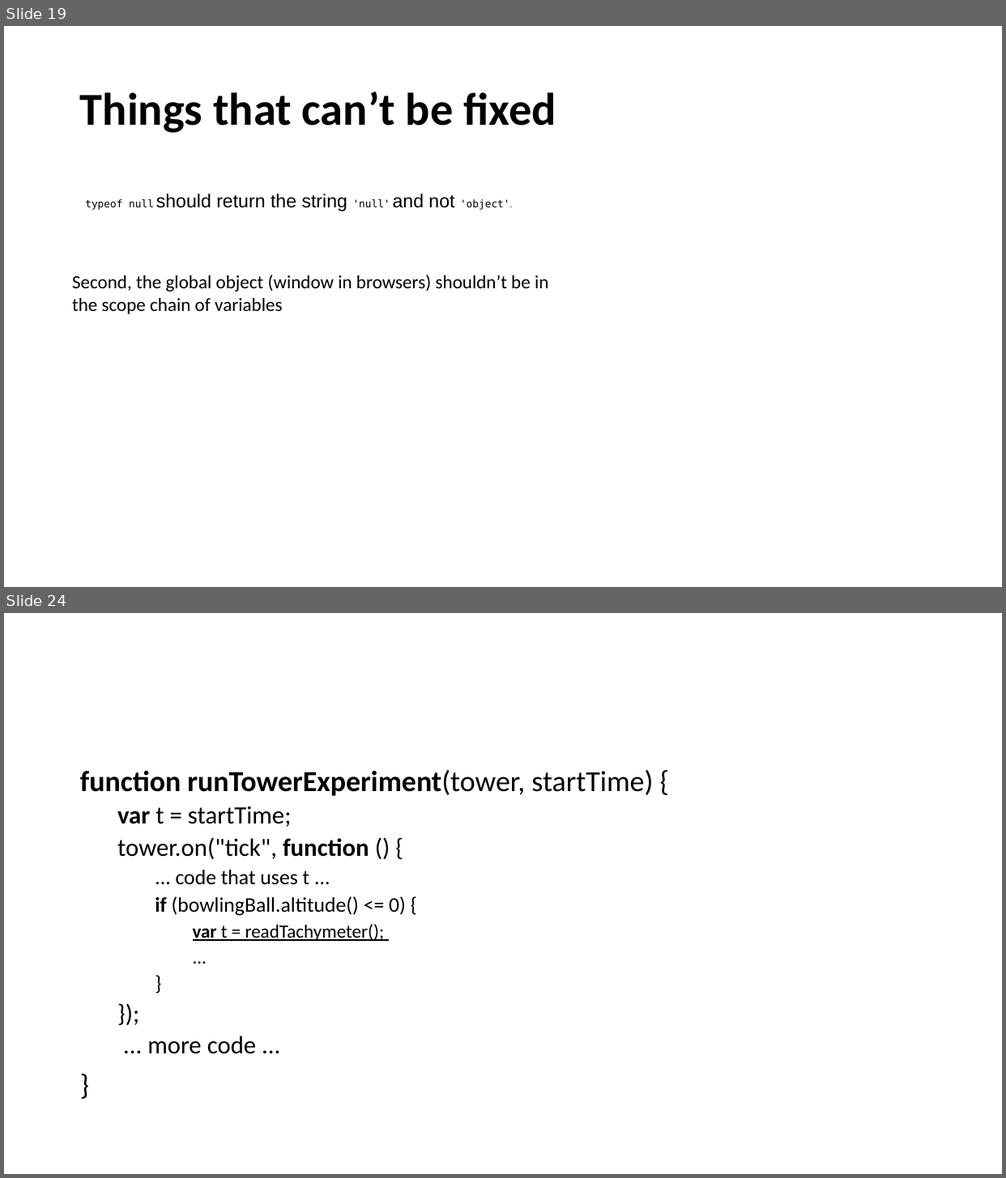
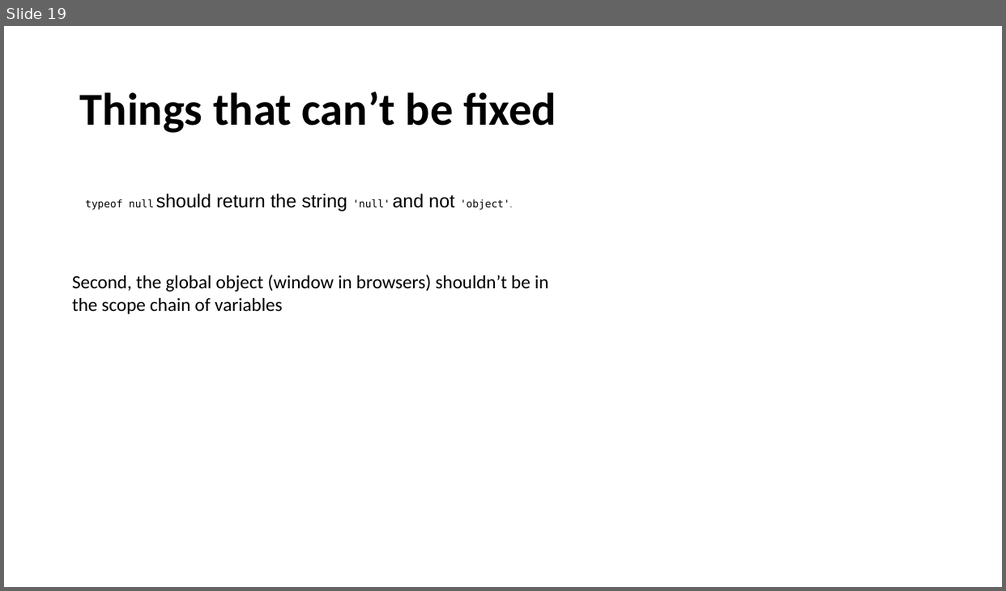
Before and after one commit to dzmitry-varabei/front-end-course, a slide deck: es6/es6.pptx. Shown one above the other, each under a label of ours: slides 19 and 24 before the commit, slide 19 after it; the slides between them are not shown. The pictures are 1006x1178 and 1006x591 pixels, drawn with LibreOffice and Linux fonts; fonts in the diff are those of the drawing. Boxes give left, top, right and bottom in pixels: in the first picture for what was removed or moved away, otherwise in the second. Text is boxed around its words. In the diff, an @@ line names an element or a change of style, - is before the commit and + after.

```diff
--- a/es6/es6.pptx
+++ b/es6/es6.pptx
@@ slide 24 removed at (4,613,1002,1174), background #FFFFFF @@
@@ text removed at (80,770,653,1054) @@
-function runTowerExperiment(tower, startTime) {
-  var t = startTime;
-  tower.on("tick", function () {
-    ... code that uses t ...
-    if (bowlingBall.altitude() <= 0) {
-      var t = readTachymeter();
-      ...
-    }
-  });
-  ... more code ...
-}
```
Also in this commit, not shown: 16 other slides removed, 3 other files.
